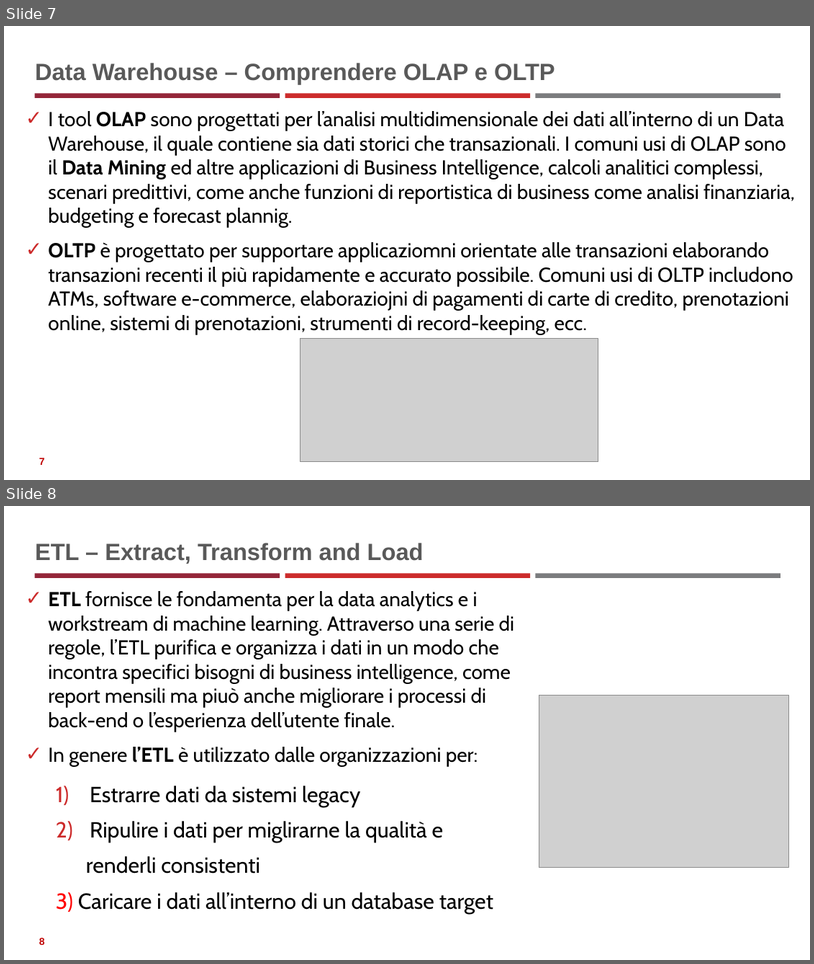
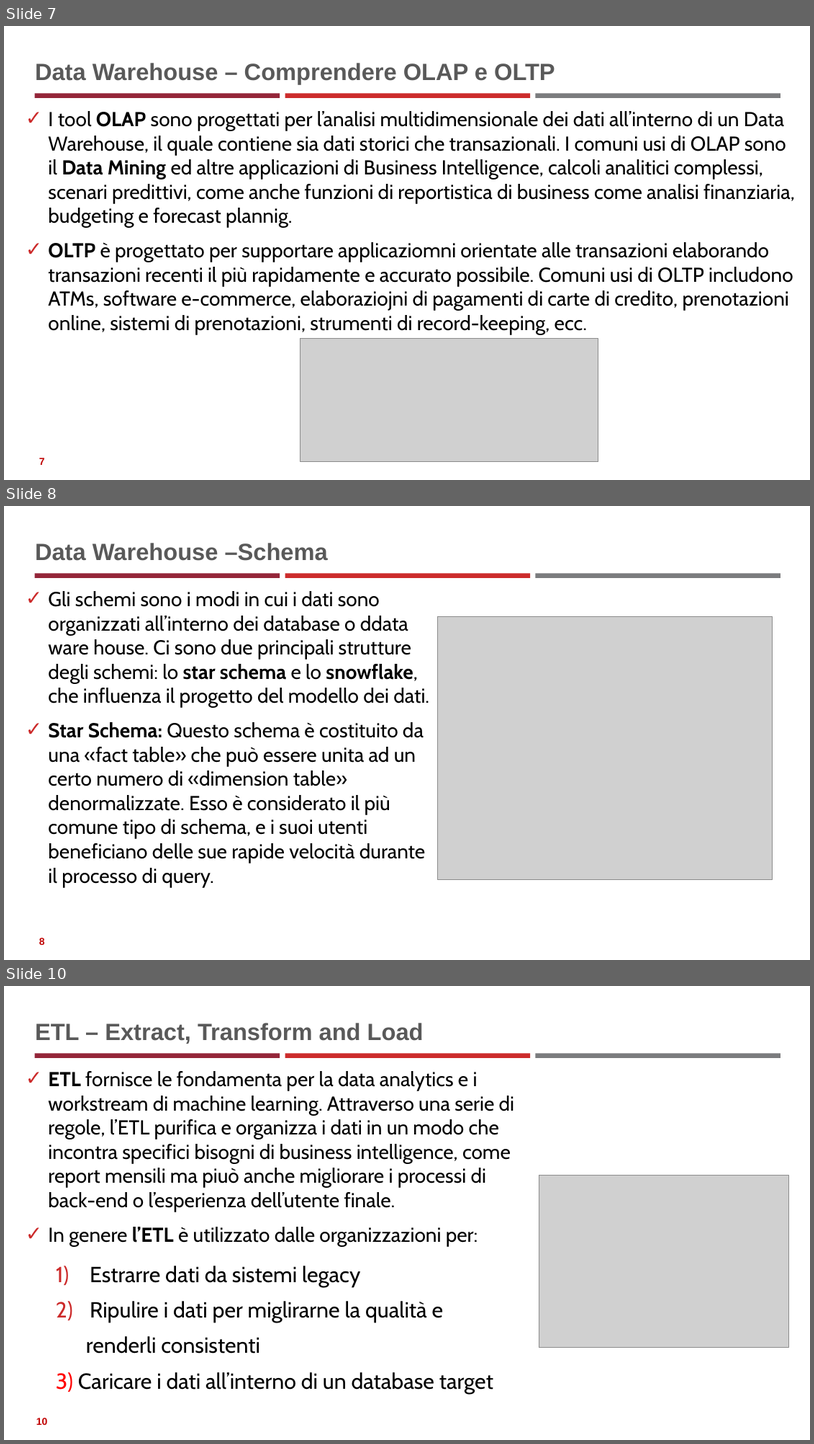
Before and after one commit to neural1977/data_science_interview_material, a slide deck: Data_Science_ita.pptx. Shown one above the other, each under a label of ours: slides 7 and 8 before the commit, slides 7, 8 and 10 after it; the slides between them are not shown. The pictures are 814x964 and 814x1444 pixels, drawn with LibreOffice and Linux fonts; fonts in the diff are those of the drawing; grey boxes stand for pictures. Boxes give left, top, right and bottom in pixels: in the first picture for what was removed or moved away, otherwise in the second. Text is boxed around its words. In the diff, an @@ line names an element or a change of style, - is before the commit and + after.

```diff
--- a/Data_Science_ita.pptx
+++ b/Data_Science_ita.pptx
@@ slide 8 added at [4,506,810,960], background #FFFFFF; not listed: 3 template elements that a slide beside it also shows @@
@@ title added at [35,543,328,561], 28 pt, text #595959, bold @@
+Data Warehouse –Schema
@@ text added at [48,591,430,887], 24 pt, text #000000 @@
+✓ Gli schemi sono i modi in cui i dati sono organizzati all’interno dei database o ddata ware house. Ci sono due principali strutture degli schemi: lo star schema e lo snowflake, che influenza il progetto del modello dei dati.
+✓ Star Schema: Questo schema è costituito da una «fact table» che può essere unita ad un certo numero di «dimension table» denormalizzate. Esso è considerato il più comune tipo di schema, e i suoi utenti beneficiano delle sue rapide velocità durante il processo di query.
@@ picture added at [437,617,772,879] @@
@@ page number added at [39,937,45,944], 12 pt, text #C00000, bold @@
+8
@@ what was slide 8 is now slide 10 @@
@@ page number at [36,1417,48,1424]: text changed @@
-8
+10
```
Also in this commit, not shown: 1 other slide added, 6 other files.
